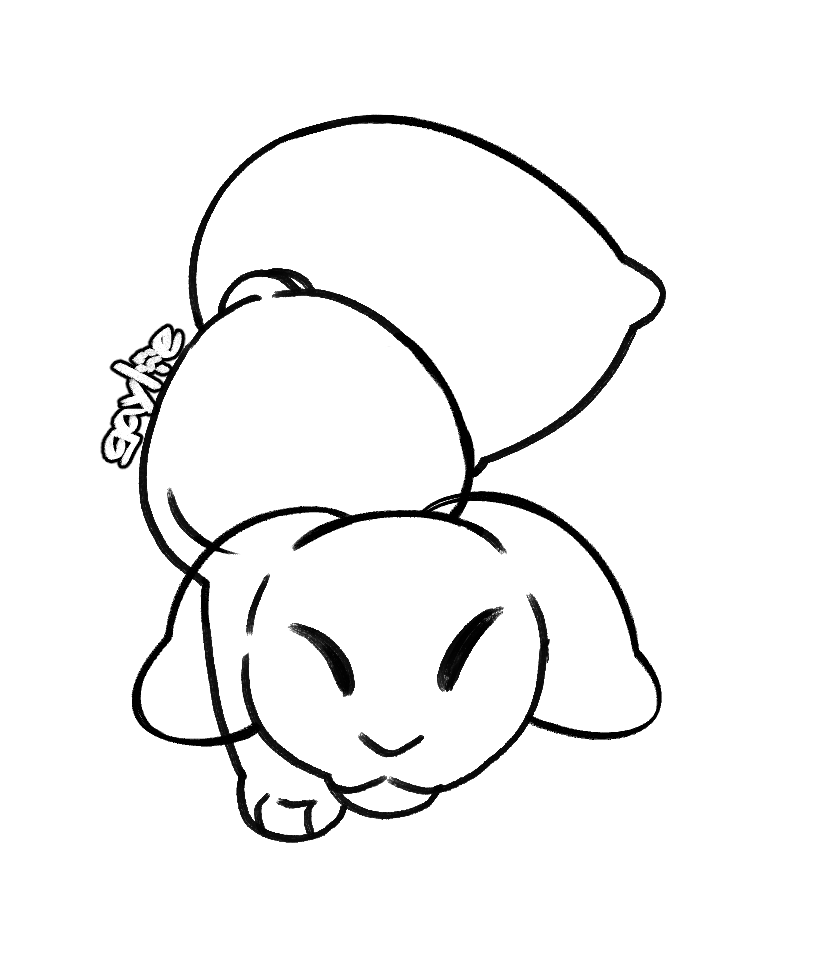
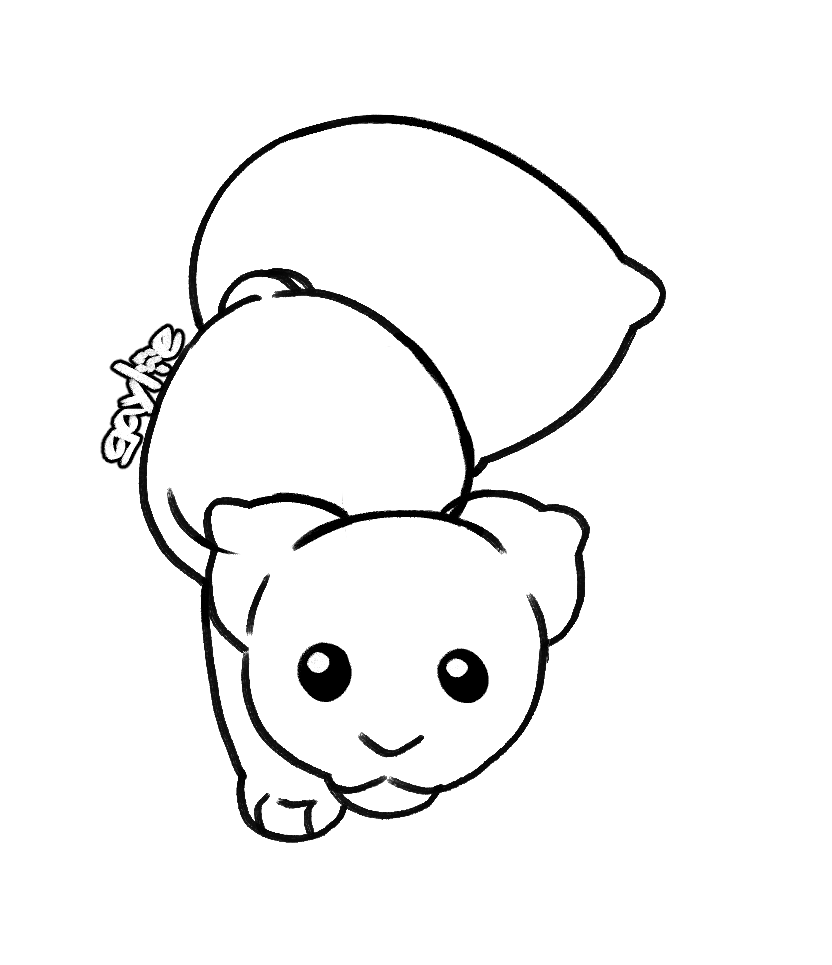
Revision of a layered 832 × 965 image; what changed, layer by layer:
hid "standard droop" over (x1=131, y1=491, x2=662, y2=747)
showed "bob" over (x1=203, y1=489, x2=590, y2=657)
showed "beady" over (x1=297, y1=642, x2=489, y2=703)
hid "closed" over (x1=287, y1=606, x2=504, y2=697)
